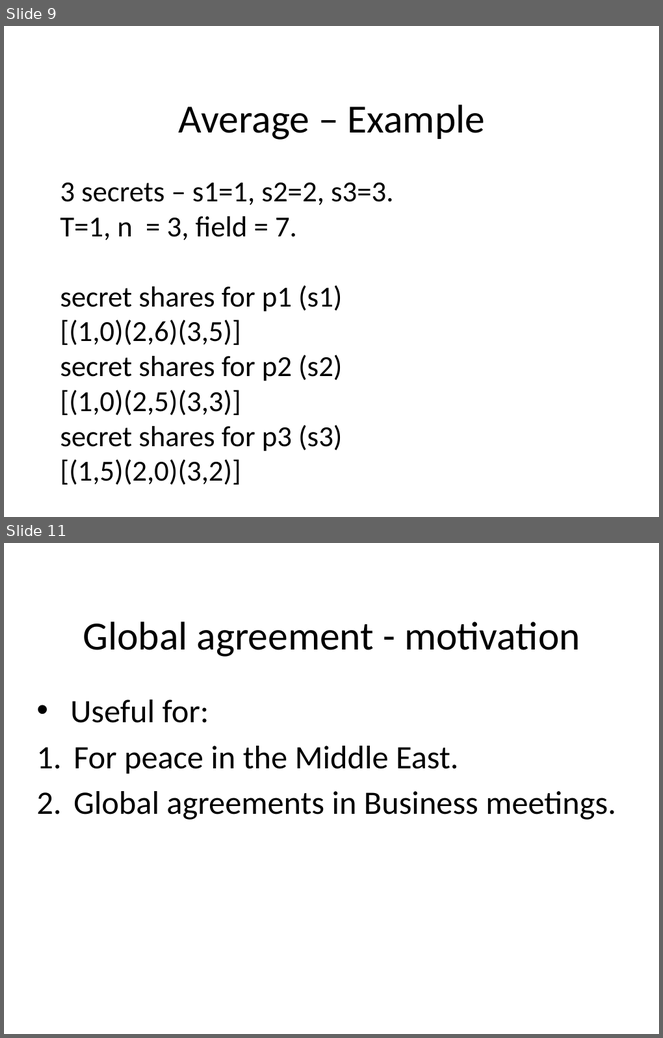
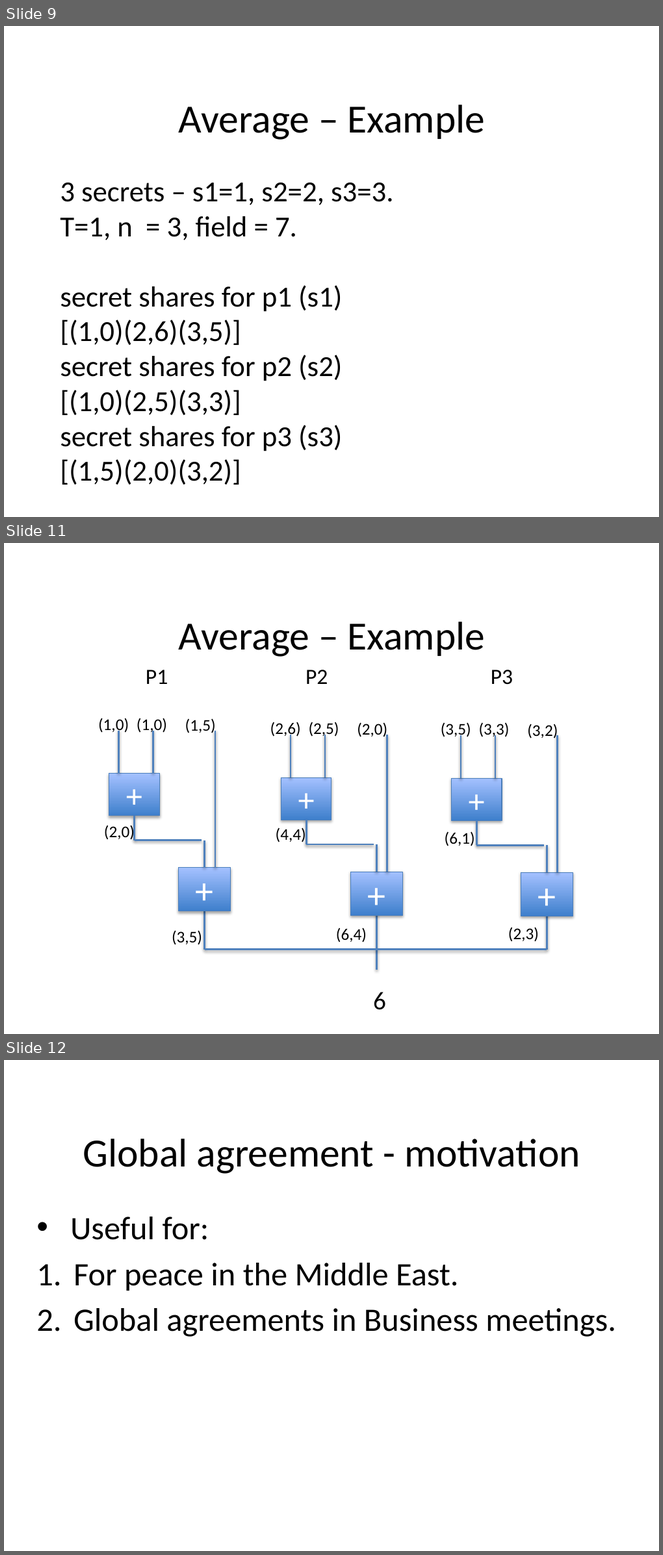
Before and after one commit to yarneo/cryptography-nir-itay-yarden, a slide deck: Cryptography Project - meeting2.pptx. Shown one above the other, each under a label of ours: slides 9 and 11 before the commit, slides 9, 11 and 12 after it; the slides between them are not shown. The pictures are 663x1038 and 663x1555 pixels, drawn with LibreOffice and Linux fonts; fonts in the diff are those of the drawing. Boxes give left, top, right and bottom in pixels: in the first picture for what was removed or moved away, otherwise in the second. Text is boxed around its words. In the diff, an @@ line names an element or a change of style, - is before the commit and + after.

```diff
--- a/Cryptography Project - meeting2.pptx
+++ b/Cryptography Project - meeting2.pptx
@@ slide 11 added at (4,543,659,1034), background #FFFFFF @@
@@ title added at (179,622,485,657), 44 pt, text #000000 @@
+Average – Example
@@ text added at (146,670,168,684), 24 pt, text #000000 @@
+P1
@@ text added at (306,670,328,684), 24 pt, text #000000 @@
+P2
@@ text added at (491,670,513,685), 24 pt, text #000000 @@
+P3
@@ group added at (98,718,231,912): 6 lines, 4 texts, 2 rectangles @@
++
++
+(1,0)
+(1,0)
+(1,5)
+(2,0)
@@ group added at (270,722,402,916): 6 lines, 4 texts, 2 rectangles @@
++
++
+(2,6)
+(2,5)
+(2,0)
+(4,4)
@@ group added at (441,722,573,917): 6 lines, 4 texts, 2 rectangles @@
++
++
+(3,5)
+(3,3)
+(3,2)
+(6,1)
@@ line added from (204, 911) to (204, 950), #4F81BD 2 pt @@
@@ line added from (377, 911) to (377, 970), #4F81BD 2 pt @@
@@ line added from (547, 911) to (547, 950), #4F81BD 2 pt @@
@@ text added at (172,930,202,945), 18 pt, text #000000 @@
+(3,5)
@@ text added at (336,928,367,943), 18 pt, text #000000 @@
+(6,4)
@@ text added at (508,927,539,942), 18 pt, text #000000 @@
+(2,3)
@@ line added from (204, 950) to (547, 950), #4F81BD 2 pt @@
@@ text added at (373,992,386,1010), 28 pt, text #000000 @@
+6
@@ what was slide 11 is now slide 12 @@
```
Also in this commit, not shown: 3 slides changed.
